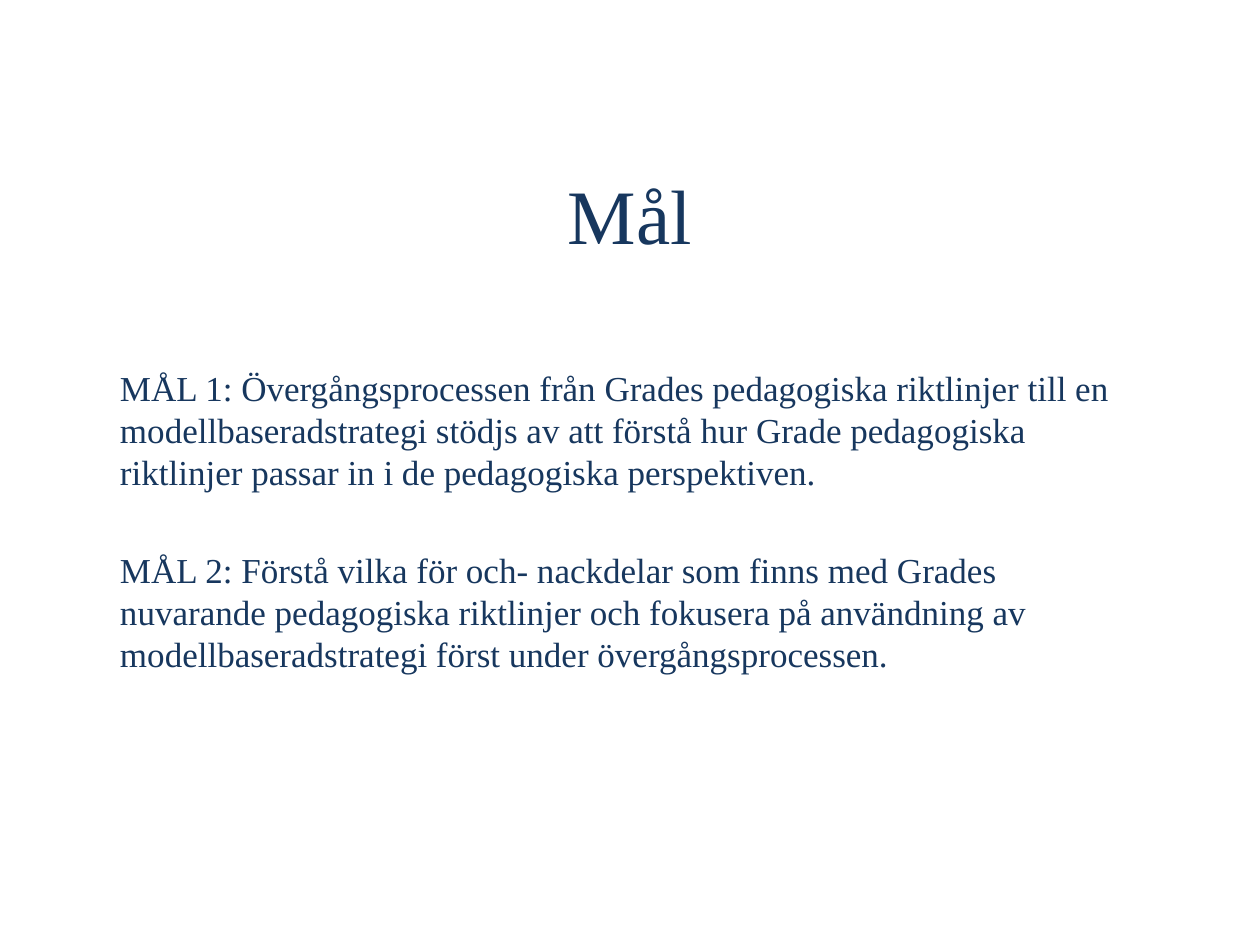
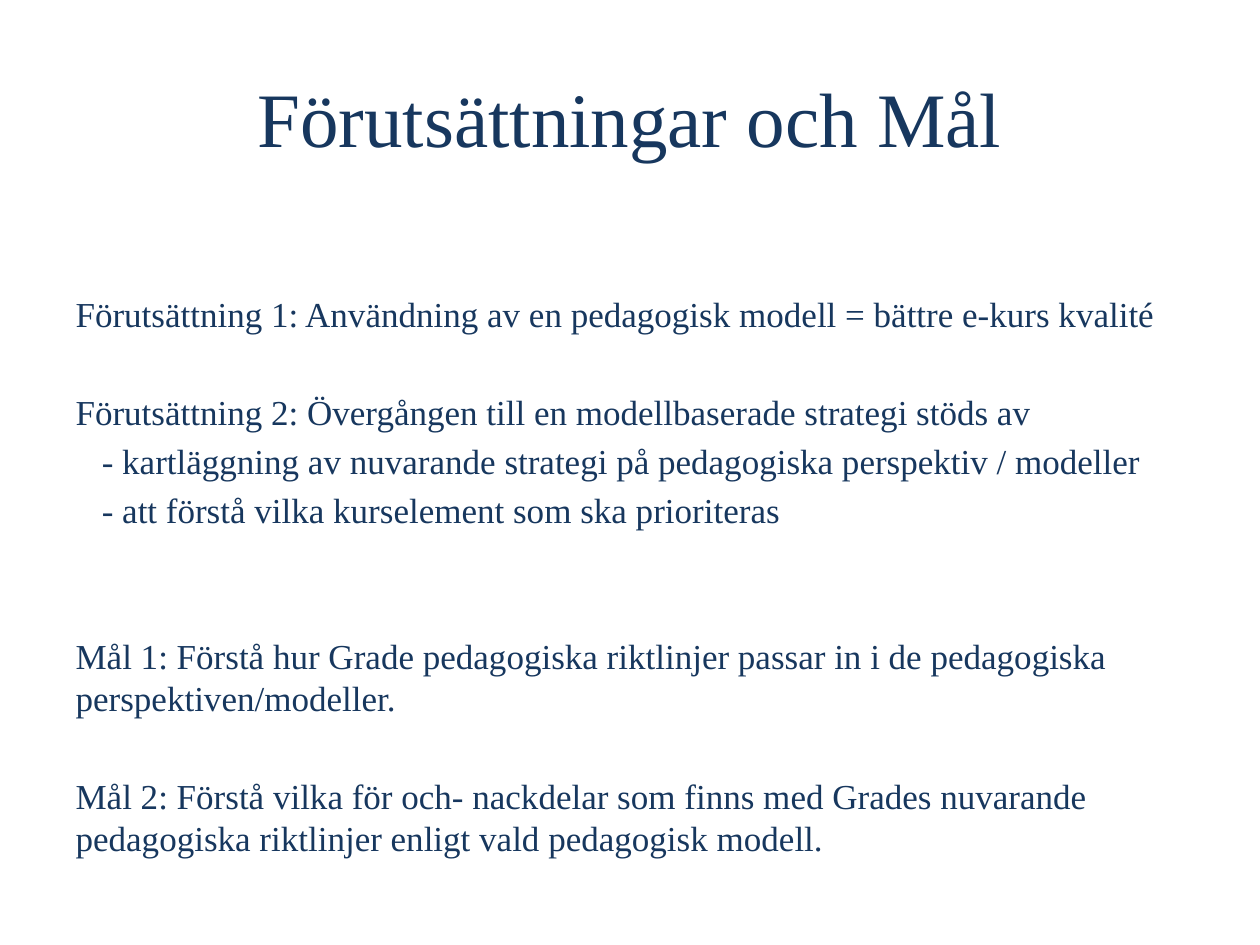
Before and after one commit to OliviaImner/thesis_document, a slide deck: slide 4 of Thesis/Presentation.pptx (slide 5 before the commit). Drawn at 1260x945 pixels with LibreOffice and Linux fonts; fonts in the diff are those of the drawing. Boxes give left, top, right and bottom in pixels: in the first picture for what was removed or moved away, otherwise in the second. Text is boxed around its words. In the diff, an @@ line names an element or a change of style, - is before the commit and + after.

```diff
--- a/Thesis/Presentation.pptx
+++ b/Thesis/Presentation.pptx
@@ title at (x1=258, y1=91, x2=1001, y2=162): text changed @@
-Mål
+Förutsättningar och Mål
@@ text added at (x1=76, y1=302, x2=1153, y2=530), 20 pt, text #17375E @@
+Förutsättning 1: Användning av en pedagogisk modell = bättre e-kurs kvalité
+Förutsättning 2: Övergången till en modellbaserade strategi stöds av
+- kartläggning av nuvarande strategi på pedagogiska perspektiv / modeller
+- att förstå vilka kurselement som ska prioriteras
@@ text at (x1=76, y1=643, x2=1106, y2=859): text changed @@
-MÅL 1: Övergångsprocessen från Grades pedagogiska riktlinjer till en modellbaseradstrategi stödjs av att förstå hur Grade pedagogiska riktlinjer passar in i de pedagogiska perspektiven.
-MÅL 2: Förstå vilka för och- nackdelar som finns med Grades nuvarande pedagogiska riktlinjer och fokusera på användning av modellbaseradstrategi först under övergångsprocessen.
+Mål 1: Förstå hur Grade pedagogiska riktlinjer passar in i de pedagogiska perspektiven/modeller.
+Mål 2: Förstå vilka för och- nackdelar som finns med Grades nuvarande pedagogiska riktlinjer enligt vald pedagogisk modell.
```
Also in this commit, not shown: 7 other slides changed, 2 slides added, 3 slides removed, 1 other file.
